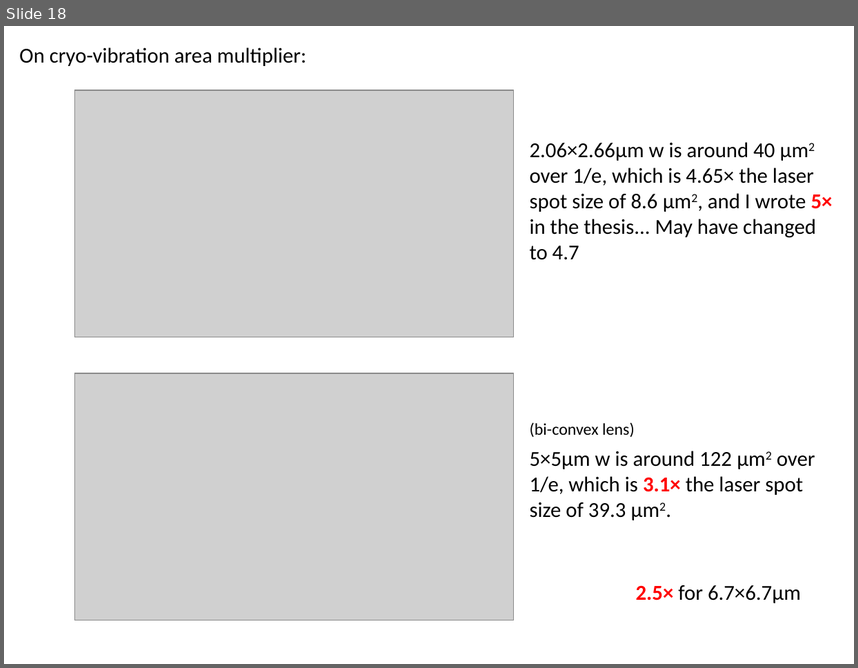
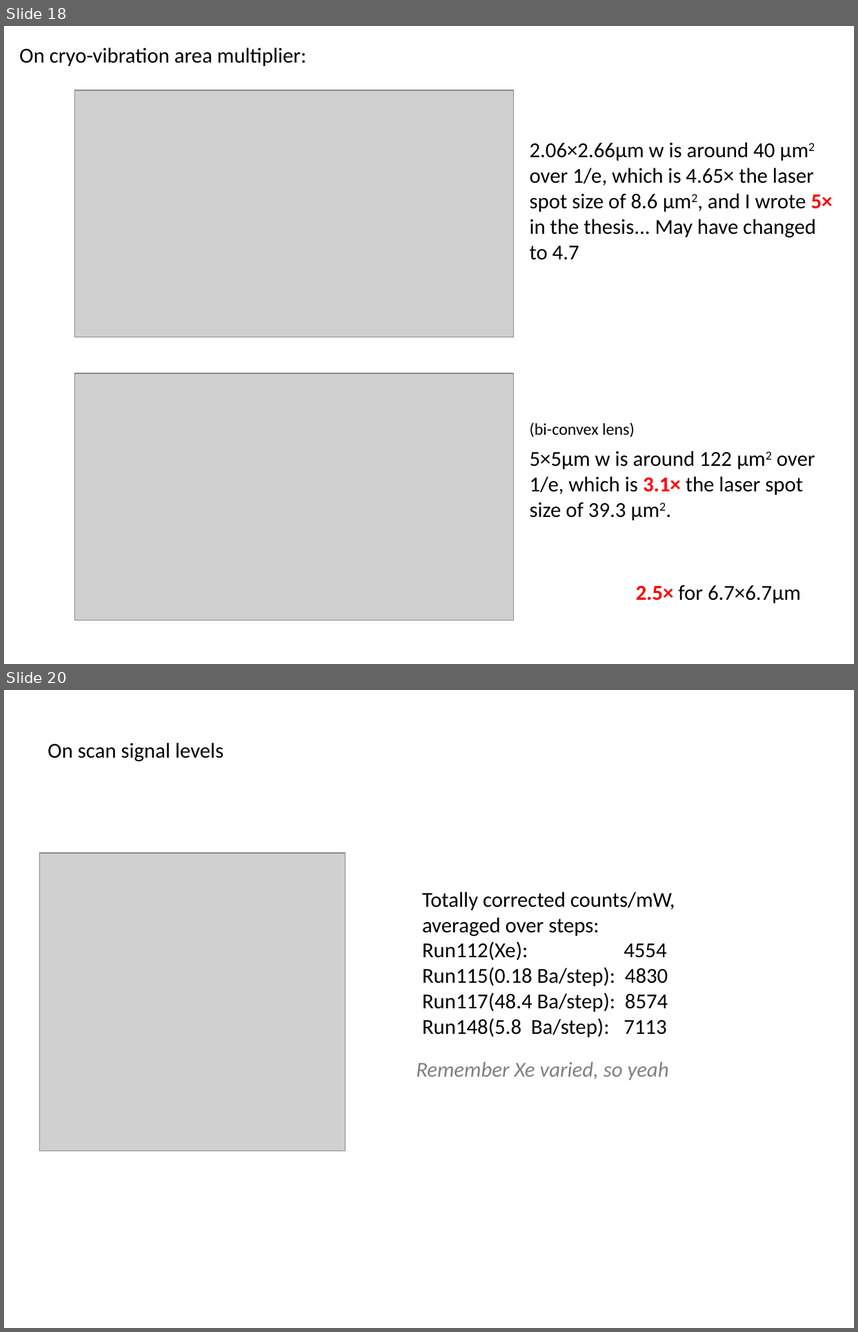
Before and after one commit to Waltmon/timthesis, a slide deck: thought_process.pptx. Shown one above the other, each under a label of ours: slide 18 before the commit, slides 18 and 20 after it; the slides between them are not shown. The pictures are 858x668 and 858x1332 pixels, drawn with LibreOffice and Linux fonts; fonts in the diff are those of the drawing; grey boxes stand for pictures. Boxes give left, top, right and bottom in pixels: in the first picture for what was removed or moved away, otherwise in the second. Text is boxed around its words. In the diff, an @@ line names an element or a change of style, - is before the commit and + after.

```diff
--- a/thought_process.pptx
+++ b/thought_process.pptx
@@ slide 20 added at (4, 690, 854, 1328), background #FFFFFF @@
@@ text added at (47, 742, 223, 762), 18 pt, text #000000 @@
+On scan signal levels
@@ picture added at (40, 854, 346, 1151) @@
@@ text added at (422, 891, 675, 1037), 18 pt, text #000000 @@
+Totally corrected counts/mW, averaged over steps:
+Run112(Xe): 4554
+Run115(0.18 Ba/step): 4830
+Run117(48.4 Ba/step): 8574
+Run148(5.8 Ba/step): 7113
@@ text added at (416, 1061, 669, 1080), 18 pt, text #808080, italic @@
+Remember Xe varied, so yeah
```
Also in this commit, not shown: 1 slide changed, 33 other files.
